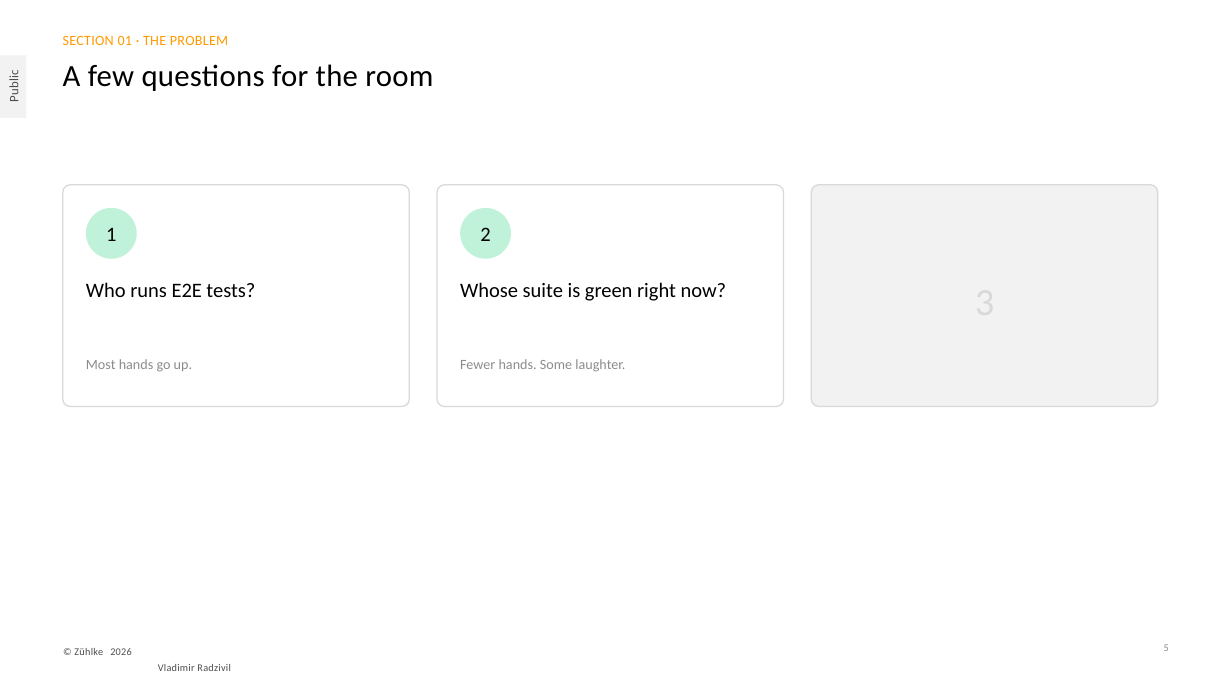
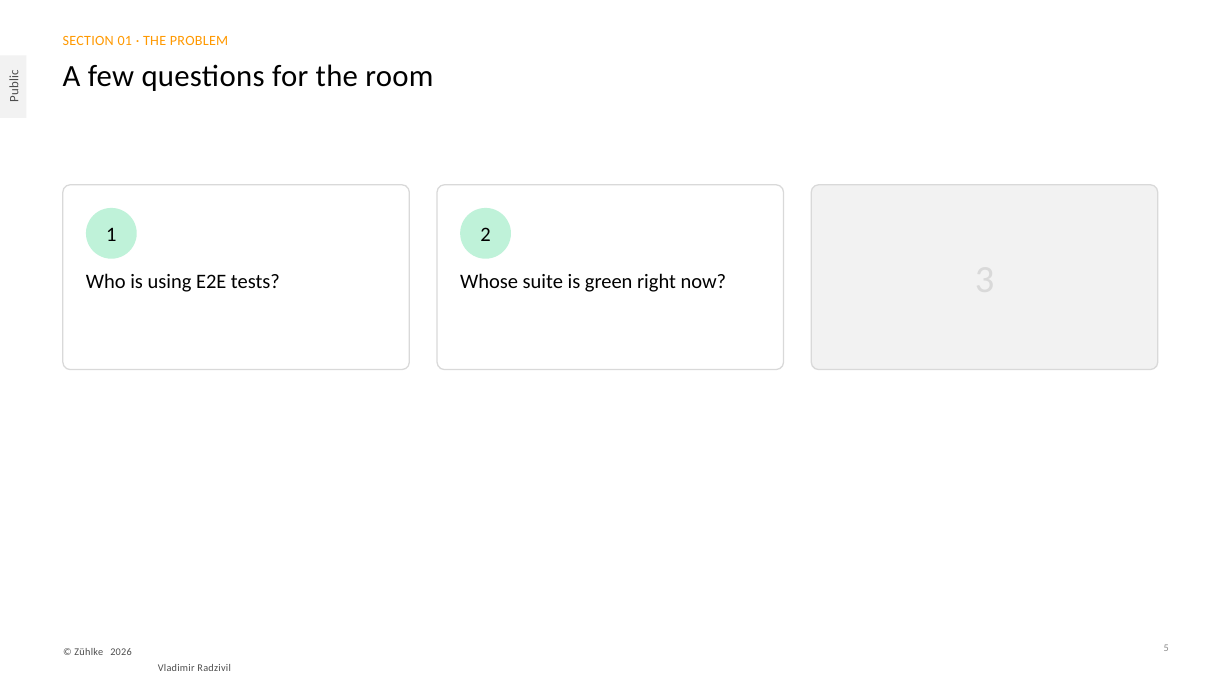
Before and after one commit to radzivil/nx-scaling-e2e-tests-with-atomizer, a slide deck: slide 5 of talk/Scaling-E2E-Tests-with-Nx-Zuhlke.pptx. Drawn at 1232x693 pixels with LibreOffice and Linux fonts; fonts in the diff are those of the drawing. Boxes give left, top, right and bottom in pixels: in the first picture for what was removed or moved away, otherwise in the second. Text is boxed around its words. In the diff, an @@ line names an element or a change of style, - is before the commit and + after.

```diff
--- a/talk/Scaling-E2E-Tests-with-Nx-Zuhlke.pptx
+++ b/talk/Scaling-E2E-Tests-with-Nx-Zuhlke.pptx
@@ rounded rectangle: place and size @@
-rounded rectangle at (63, 185, 409, 407)
+rounded rectangle at (63, 185, 409, 370)
@@ rounded rectangle: place and size @@
-rounded rectangle at (437, 185, 784, 407)
+rounded rectangle at (437, 185, 784, 370)
@@ proportions changed in 3 elements at (63, 185, 409, 370), (437, 185, 784, 370), (811, 185, 1158, 370) @@
@@ rounded rectangle: place and size @@
-rounded rectangle at (811, 185, 1158, 407)
+rounded rectangle at (811, 185, 1158, 370)
@@ text "Whose suite is green right ...": place and size @@
-text "Whose suite is green right ..." at (460, 282, 727, 301)
+text "Whose suite is green right ..." at (460, 273, 727, 292)
@@ text at (86, 273, 280, 292): text changed @@
-Who runs E2E tests?
+Who is using E2E tests?
@@ text removed at (86, 359, 192, 372) @@
-Most hands go up.
@@ text removed at (460, 359, 625, 372) @@
-Fewer hands. Some laughter.
```
Also in this commit, not shown: 2 other slides changed, 3 other files.
